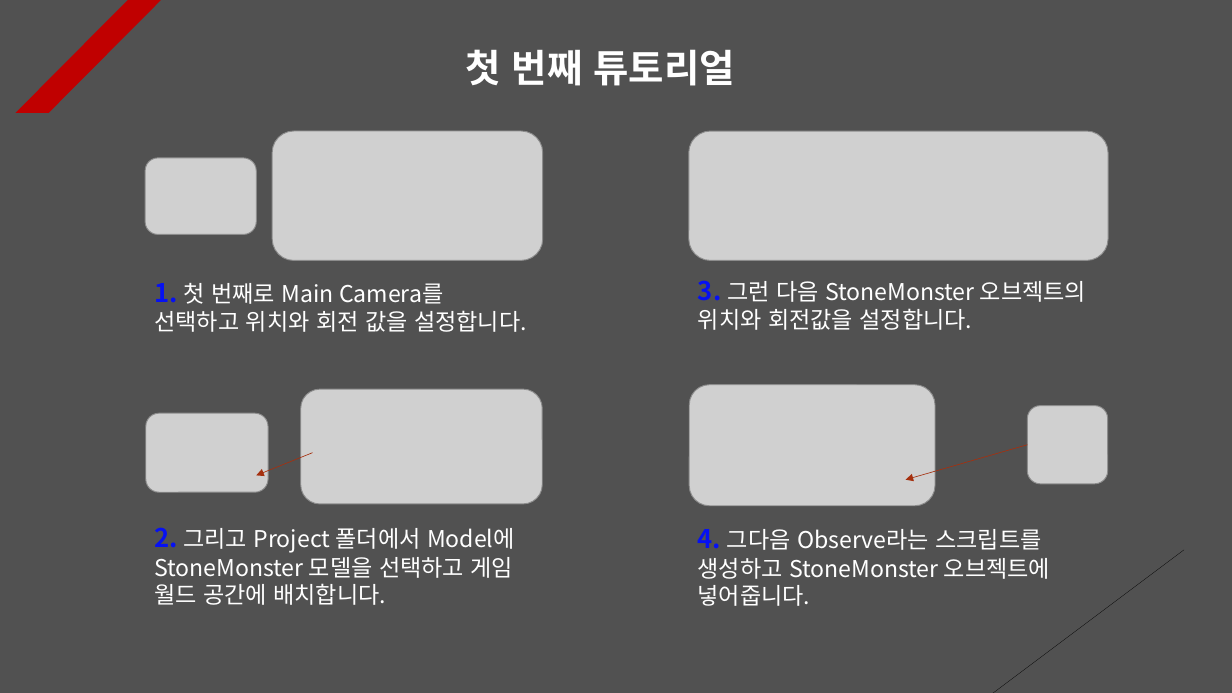
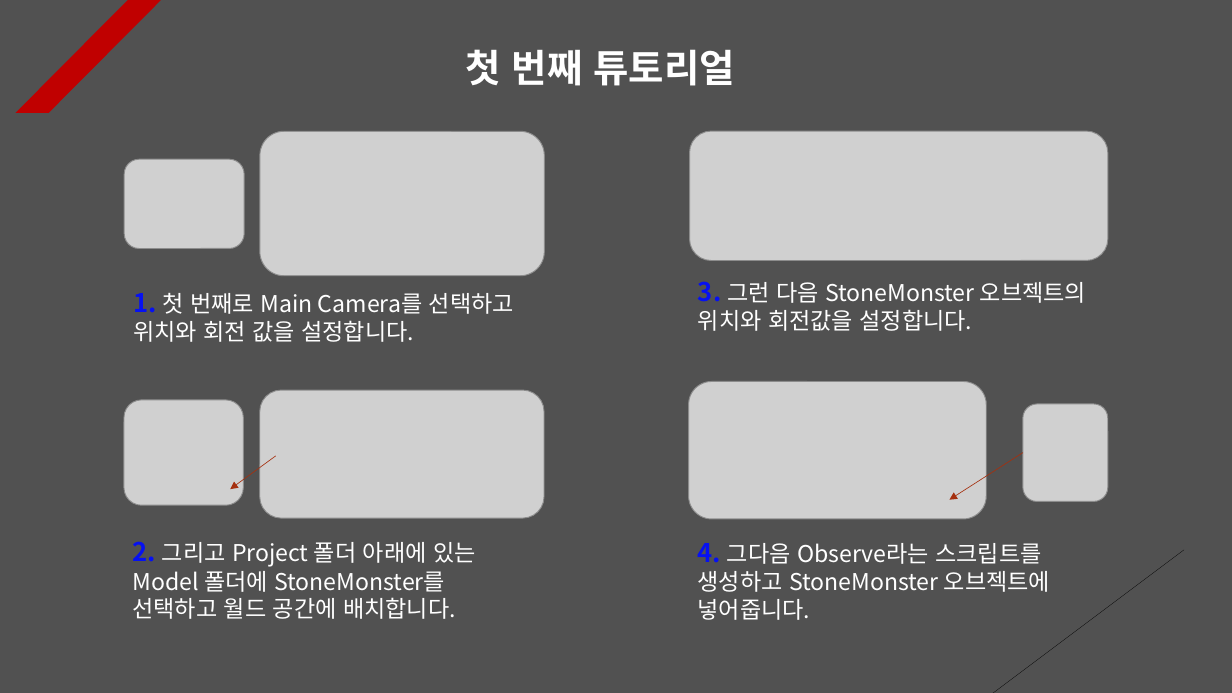
Before and after one commit to Unity2033/3D-UnityEngine, a slide deck: slide 1 of Assets/Class/Rotation/PPT Data/Rotation Example.pptx. Drawn at 1232x693 pixels with LibreOffice and Linux fonts; fonts in the diff are those of the drawing; grey boxes stand for pictures. Boxes give left, top, right and bottom in pixels: in the first picture for what was removed or moved away, otherwise in the second. Text is boxed around its words. In the diff, an @@ line names an element or a change of style, - is before the commit and + after.

```diff
--- a/Assets/Class/Rotation/PPT Data/Rotation Example.pptx
+++ b/Assets/Class/Rotation/PPT Data/Rotation Example.pptx
@@ picture resized from (x1=273, y1=131, x2=543, y2=261) to (x1=260, y1=131, x2=544, y2=275) @@
@@ picture resized from (x1=145, y1=158, x2=256, y2=235) to (x1=124, y1=159, x2=244, y2=249) @@
@@ text "1. 첫 번째로 Main Camera를 ..." rewrapped from (x1=154, y1=283, x2=527, y2=332) to (x1=133, y1=293, x2=514, y2=342) @@
@@ picture resized from (x1=689, y1=384, x2=935, y2=506) to (x1=689, y1=382, x2=986, y2=519) @@
@@ picture resized from (x1=146, y1=413, x2=268, y2=493) to (x1=124, y1=400, x2=243, y2=506) @@
@@ picture resized from (x1=300, y1=389, x2=542, y2=504) to (x1=260, y1=390, x2=544, y2=518) @@
@@ picture resized from (x1=1028, y1=406, x2=1108, y2=484) to (x1=1023, y1=404, x2=1108, y2=502) @@
@@ arrow moved from (312, 453) - (256, 476) to (275, 456) - (230, 489) @@
@@ arrow moved from (1028, 445) - (906, 480) to (1023, 453) - (950, 500) @@
@@ text "4. 그다음 Observe라는 스크립트를 생성하고 ..." moved from (x1=698, y1=529, x2=1050, y2=606) to (x1=698, y1=543, x2=1050, y2=620) @@
@@ text at (x1=132, y1=541, x2=476, y2=619): text changed @@
-2. 그리고 Project 폴더에서 Model에 StoneMonster 모델을 선택하고 게임 월드 공간에 배치합니다.
+2. 그리고 Project 폴더 아래에 있는 Model 폴더에 StoneMonster를 선택하고 월드 공간에 배치합니다.
```
Also in this commit, not shown: 5 other slides changed, 40 other files.
